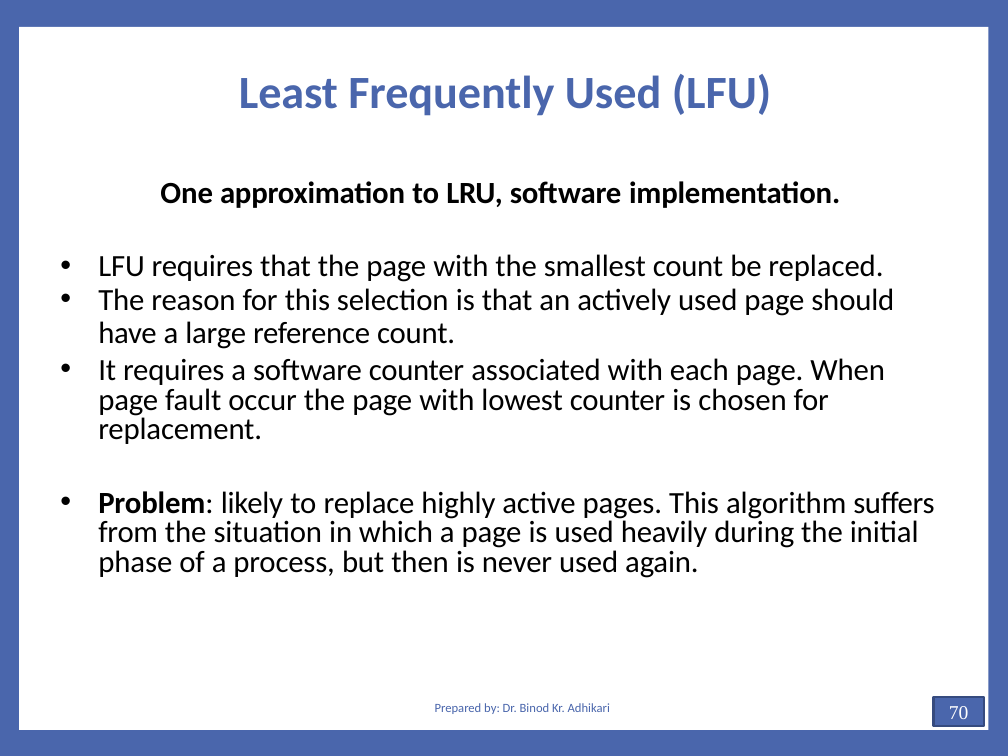
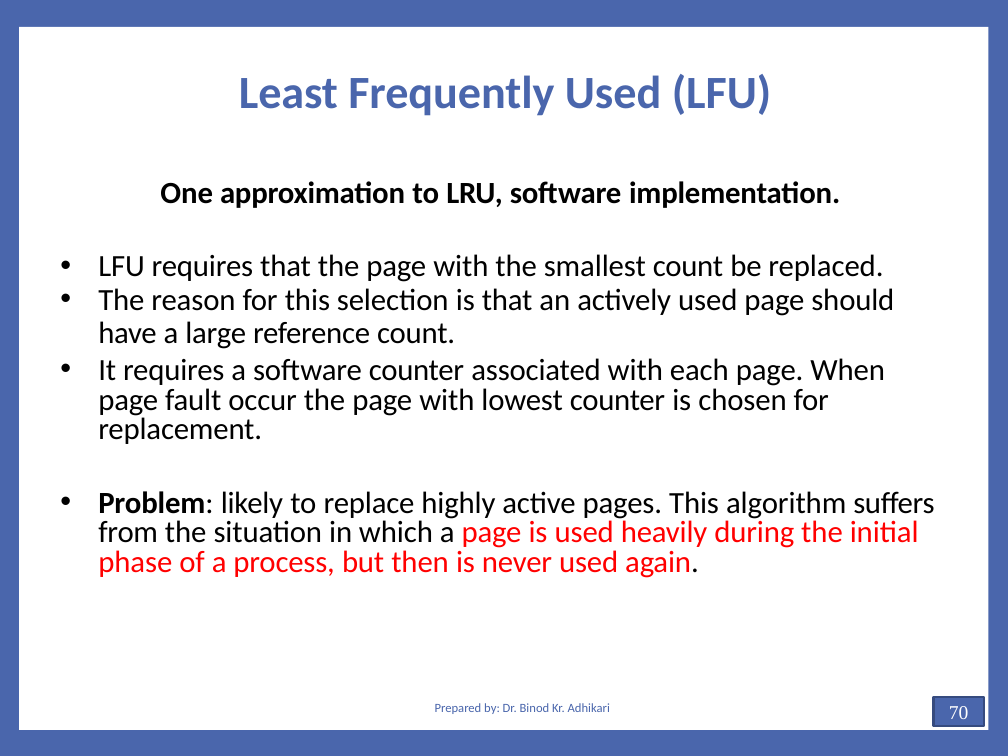
Before and after one commit to Yujan3333/Master-in-Computer-Science-and-Information-Technology, a slide deck: slide 70 of Main/Study/First Sem/All Notes and Resources Combined/AOS Notes/Unit 2.1-Chapter 4(Memory Management).pptx. Drawn at 1008x756 pixels with LibreOffice and Linux fonts; fonts in the diff are those of the drawing. Boxes give left, top, right and bottom in pixels: in the first picture for what was removed or moved away, otherwise in the second. Text is boxed around its words. In the diff, an @@ line names an element or a change of style, - is before the commit and + after.

```diff
--- a/Main/Study/First Sem/All Notes and Resources Combined/AOS Notes/Unit 2.1-Chapter 4(Memory Management).pptx
+++ b/Main/Study/First Sem/All Notes and Resources Combined/AOS Notes/Unit 2.1-Chapter 4(Memory Management).pptx
@@ text at bbox=[98, 491, 934, 578]: text colour #000000 to #FF0000 in "page is used heavily during the initial ..." @@
```
Also in this commit, not shown: 9 other slides changed, 40 other files.
